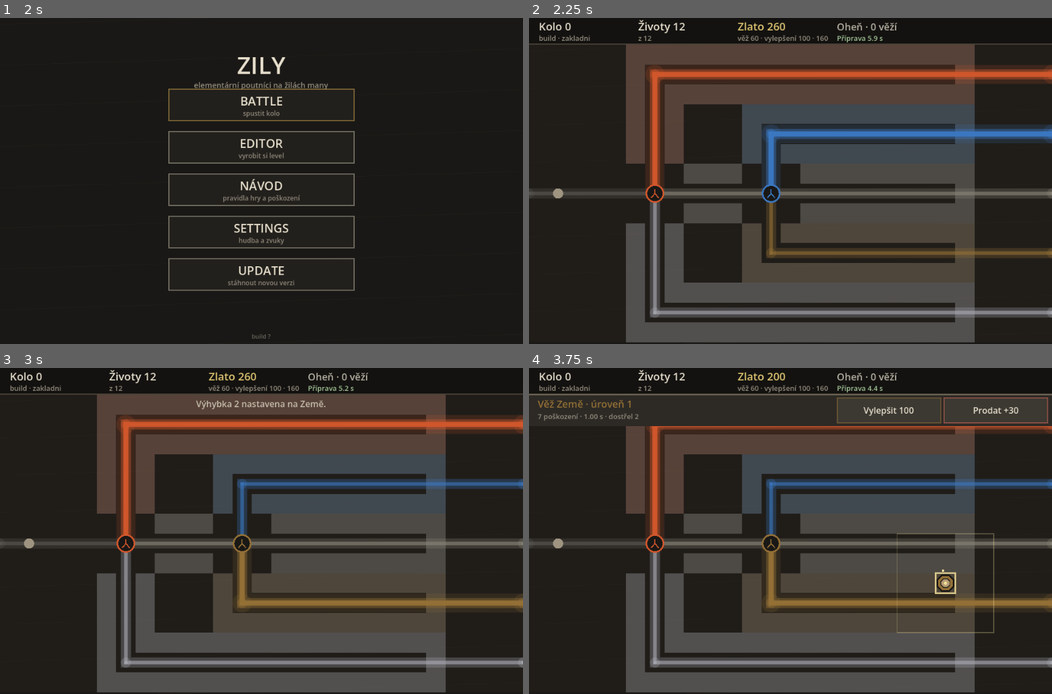
Above: before the commit, frames 1-4 (two rows, left to right).
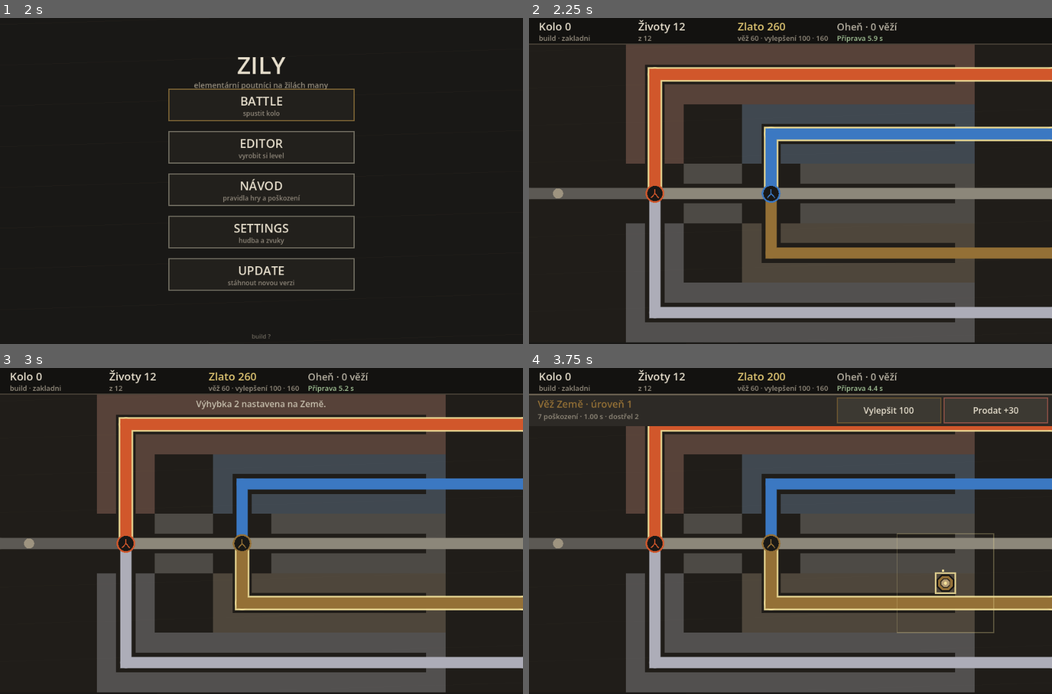
Above: after the commit, the same moments.

Repository: jankoznar94/dark-story
Game: Godot game, scene res://main.tscn
The game is run twice, just before and just after one commit, with the same random seed, the same clock (stepped at 60 frames per second) and the same inputs.
Inputs (mouse positions are in pixels of both pictures, inside the frame that each line leads up to):
- Up to frame 1 (2 s): tap Enter at 0.5 s; move the mouse to (376, 164) at 0.52 s; click (376, 164) at 0.67 s; tap Space at 1.25 s; drag from (156, 197) to (235, 246) at 1.27 s
- Up to frame 2 (2.25 s): tap Enter at 2 s; move the mouse to (842, 109) at 2.02 s; click (842, 109) at 2.17 s
- Up to frame 3 (3 s): tap Space at 2.75 s; drag from (235, 596) to (104, 482) at 2.77 s
- Up to frame 4 (3.75 s): tap Enter at 3.5 s; move the mouse to (947, 579) at 3.52 s; click (947, 579) at 3.67 s

Frame 1 is identical in both runs. In frame 2, 15% of the frame differs, in the area x 0-100%, y 14-93%; in frame 3, 14%; in frame 4, 13%.

Commit message:
Zily: cesta je jeden kus, strela je paprsek z veze
Cesty: _draw_lanes kreslil kazdou cestu TRIKRAT pres sebe (siroky prusvitny
podklad, stredni pruh, jasne jadro). Prurez cesty tak mel tri barevne pasy a
kazda hranice mela jeste svuj antialiasing lem - mekky lem je v pixelech
porad stejne tlusty, kdezto cesta s rozlisenim roste, takze na velkem
displeji vypadala cesta 'low rez', i kdyz se sirka pocitala z meritka.
Ted je to JEDEN tah jednou neprusvitnou barvou. Vybrany usek dostane svetly
obrys KOLEM tela (ne dalsi vrstvu dovnitr), takze hrac porad vidi, ktery
zivel to je.

Strely: zpet paprsek (laser) od stredu veze po svou spicku - Jan: 'jako laser
jak to bylo predtim, ten se mi libil'. Kresleni je jen kresleni: casovani
poskozeni zustava na dopadu (Game._move_shots -> _impact), takze rana prijde
ve chvili, kdy se spicka paprsku dotkne poutnika. Kratky 'ocasek' (SHOT_TAIL)
je pryc.

Diff:
--- a/scripts/game_view.gd
+++ b/scripts/game_view.gd
@@ -35,11 +35,6 @@
 # BARVA ZNACKY CILE. KOST je jedina barva na desce, ktera neznamena zivel -
 # cil se proto neda splest s cestou ani s poutnikem.
 const CIL_RING := Color(0.90, 0.87, 0.80)
-# DELKA OCASKU STRELY. Strela je kratky tlusty tah s hlavou na svem miste
-# a ocáskem zpet - delka je proto v pixelech a v meritku desky, ne zlomek
-# drahy (driv se ocásek pocital z cele drahy strely, takze byl jednou
-# kratky a jednou pres pul desky).
-const SHOT_TAIL := 30.0
 
 var layout := ScreenLayout.new()
 var game: Game = null
@@ -1363,44 +1358,34 @@
 
 
 func _draw_lanes() -> void:
-	# CESTY JSOU 2x TLUSTSI (Jan: "Udelame cesty o neco tlustsi. Třeba 2x
-	# tlustší než teď."). Sirka je nasobek `layout.s`, takze plati na
-	# vsech rozliseni; "core" (jasnejsi stred) i "rim" drzi stejny pomer,
-	# aby usek porad cetl jako pruh s jasnejsim stredem, ne jako jedna
-	# plocha. Cesta je sirsi nez jedna bunka pasu, proto je porad videt,
+	# CESTA JE JEDEN KUS (Jan, Oct 2026): "Je to silný pruh ve středu a kolem
+	# něj jsou jak kdyby ještě dvě světlejší vrstvy. Chtěl bych, aby ta cesta
+	# byl zkrátka jednolitý kus."
+	#
+	# Cesta se driv kreslila TRIKRAT pres sebe: siroky prusvitny podklad,
+	# stredni pruh a jasne jadro. Kazda hranice vrstvy mela jeste svuj
+	# antialiasing lem, takze cesta nebyla jeden pruh, ale tri pruhy s mekkymi
+	# okraji - a mekky lem je porad stejne tlusty v pixelech, kdezto cesta s
+	# rozlisenim roste. Presne proto vypadala na velkem displeji "low rez",
+	# i kdyz se sirka pocitala z meritka.
+	#
+	# Ted je to JEDEN tah jednou barvou a neprusvitny - zadny jasnejsi stred,
+	# zadny podklad. Sirka je nasobek `layout.s`, takze plati na vsech
+	# rozliseni; cesta je porad sirsi nez jedna bunka pasu, proto je videt,
 	# kde jsou veze a kam se klepe.
-	#
-	# ANTI-ALIASING A ZAOBLENE SPOJE (Jan: "Grafika cest se mi nelíbí. Je
-	# příliš pixelová. Udělejme něco modernějšího."): Godot kresli tlustou
-	# caru jako obdelnik bez vyhlazeni, takze v rozich vznikl ostry zlom
-	# a hrany byly zubate - na velkem displeji to bylo videt nejvic.
-	# `_lane_stroke` proto kresli kazdou usecku s antialiasingem a do
-	# kazdeho bodu cesty pridava krouzek, ktery zlom zaobli (a udela
-	# kulatou spicku na konci cesty). Plocha barva, zadny glow.
-	var lw: float = maxf(4.0, 18.0 * layout.s)
+	var lw: float = maxf(6.0, 20.0 * layout.s)
 	for lane in range(game.net.lane_count()):
 		var col: Color = _lane_color(lane)
 		var path: PackedVector2Array = game.net.lane_path[lane]
-		# VYBRANY USEK JE SVETLEJSI, ALE PORAD SVOJI BARVY. Hrac tak vidi,
-		# kam poutniky posle, aniz by musel hadat, ktery element to je -
-		# barva ani runa se ne meni, meni se jen jas. Kazda vyhybka ma svuj
-		# vybrany usek, takze se svetlych useku kresli tolik, kolik je vyhybek.
-		var sel: bool = _lane_highlighted(lane)
-		var faint := col
-		faint.a = 0.28 if not sel else 0.42
-		var bright := col
-		bright.a = 0.60 if not sel else 0.95
-		var core: float = maxf(2.0, 6.0 * layout.s) if not sel else maxf(2.0, 9.0 * layout.s)
-		if sel:
-			var halo := col
-			halo.a = 0.16
-			_lane_stroke(lane, path, halo, lw * 1.9)
-		_lane_stroke(lane, path, faint, lw)
-		_lane_stroke(lane, path, bright, core)
-		if sel:
-			var rim := col
-			rim.a = 0.85
-			_lane_stroke(lane, path, rim, maxf(1.0, 3.2 * layout.s))
+		# VYBRANY USEK DOSTANE OBRYS KOLEM SEBE, ne dalsi vrstvu v tele: plocha
+		# zustava jednolita barva sveho zivlu, takze hrac porad vi, ktery usek
+		# to je (kdyby se menil jas plochy, menila by se i barva a hrac by
+		# musel hadat, ktery element to je). Kazda vyhybka ma svuj vybrany
+		# usek, takze se obrysu kresli tolik, kolik je vyhybek.
+		if _lane_highlighted(lane):
+			_lane_stroke(lane, path, Color(0.95, 0.88, 0.60, 0.95),
+				lw + maxf(4.0, 6.0 * layout.s))
+		_lane_stroke(lane, path, col, lw)
 
 
 # JEDEN TAH CESTY: cela cesta jednim tahem (polyline) + KROUZEK v bodech,
@@ -1468,34 +1453,36 @@
 
 
 # STRELY, KTERE PRÁVĚ LETÍ. Strela je predmet s vlastni pozici, takze se
-# kresli z toho, kde OPRAVDU je - ne z casovace veze. Driv to byla jen
-# znacka u veze, ktera zmizela za 0,18 s; poskozeni pritom prislo hned.
+# kresli z toho, kde OPRAVDU je - ne z casovace veze.
+#
+# JE TO PAPRSEK (LASER), NE PUNTIK. Jan (Oct 2026): "Buď je nechme jako
+# obyčejné puntíky, nebo jako laser jak to bylo předtím. Ten laser se mi
+# líbil. Byl jen problém v časování, kdy nepřítel obdrží poškození."
+# Casovani je vyresene jinde a jinak: poskozeni neubira vystrel, ale DOPAD
+# (`Game._impact`), takze paprsek se kresli od veze az po svou spicku a
+# rana prijde presne ve chvili, kdy se spicka dotkne poutnika. Kresleni do
+# toho nema co mluvit - jen ukazuje, kde strela prave je.
 func _draw_shots() -> void:
 	for item in game.shots:
 		var s: Shot = item
-		var dir: Vector2 = s.pos - s.from
-		if dir.length_squared() < 0.000001:
-			dir = Vector2(1.0, 0.0)
-		dir = dir.normalized()
-		var tail: Vector2 = s.pos - dir * maxf(8.0, SHOT_TAIL * layout.s)
-		_draw_missile(tail, s.pos, Level.value_color(s.element))
-
-
-# STRELA. Neni to tenka linka: je to tlusta cara s tmavym podkladem, barevnym
-# telem a svetlym jadrem. Hlava je presne tam, kde strela prave je, ocásek
-# ukazuje, ODKUD leti.
-# Jan (Oct 2026): "Missile věže by měl být daleko výraznější. Teď je to tak
-# tenká linka, že skoro není vidět."
+		_draw_laser(s.from, s.pos, Level.value_color(s.element))
+
+
+# PAPRSEK. Tmavy podklad, barevne telo a svetle jadro - tři tahy pres sebe,
+# ale vsechny po CELE delce paprsku, takze netvori vrstvy napric (to byl
+# problem cest). Hlava je presne tam, kde strela prave je; ocas saha az do
+# veze, protoze paprsek z veze opravdu vychazi.
 #
-# Tmavy podklad je tam proto, ze pas je svetly: bez nej by strela na svetlem
-# pasu zmizela. Svetle jadro neni efekt (zadny glow) - je to plocha barva.
-func _draw_missile(tail: Vector2, head: Vector2, col: Color) -> void:
-	draw_line(tail, head, Color(0.09, 0.085, 0.08), maxf(3.0, 7.4 * layout.s))
-	draw_line(tail, head, col, maxf(2.2, 4.8 * layout.s))
-	draw_line(tail, head, col.lightened(0.45), maxf(1.0, 2.0 * layout.s))
-	# HLAVA strely: plny krouzek, aby byl videt i na jednom pixelu.
-	draw_circle(head, maxf(2.2, 5.0 * layout.s), col.lightened(0.55))
-	draw_arc(head, maxf(2.2, 5.0 * layout.s), 0.0, TAU, 16, Color(0.09, 0.085, 0.08),
+# Tmavy podklad je tam proto, ze pas je svetly: bez nej by paprsek na svetlem
+# pasu zmizel. Svetle jadro neni efekt (zadny glow) - je to plocha barva.
+func _draw_laser(from: Vector2, head: Vector2, col: Color) -> void:
+	draw_line(from, head, Color(0.09, 0.085, 0.08), maxf(3.0, 7.4 * layout.s))
+	draw_line(from, head, col, maxf(2.2, 4.8 * layout.s))
+	draw_line(from, head, col.lightened(0.45), maxf(1.0, 2.0 * layout.s))
+	# SPICKA paprsku: plny krouzek, aby byl videt i na jednom pixelu.
+	var r: float = maxf(2.2, 5.0 * layout.s)
+	draw_circle(head, r, col.lightened(0.55))
+	draw_arc(head, r, 0.0, TAU, 16, Color(0.09, 0.085, 0.08),
 		maxf(1.0, 1.6 * layout.s))
 
 
